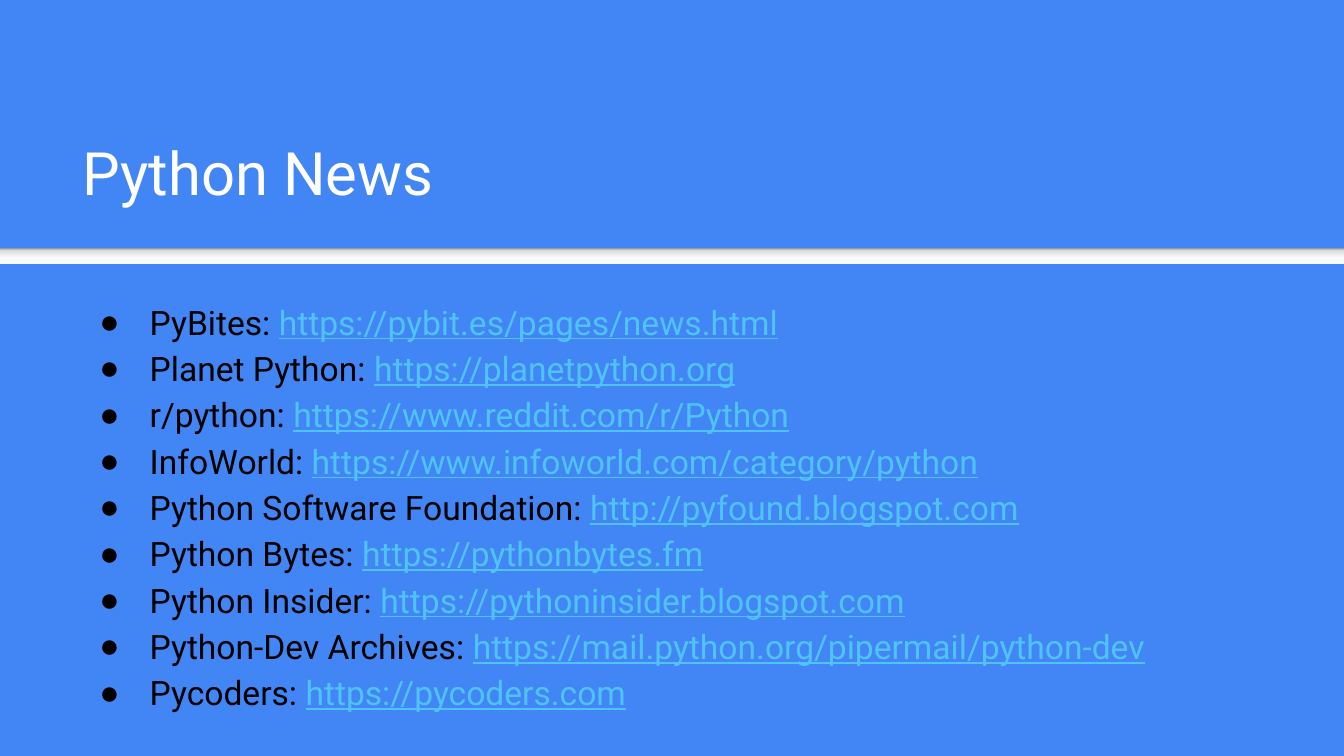
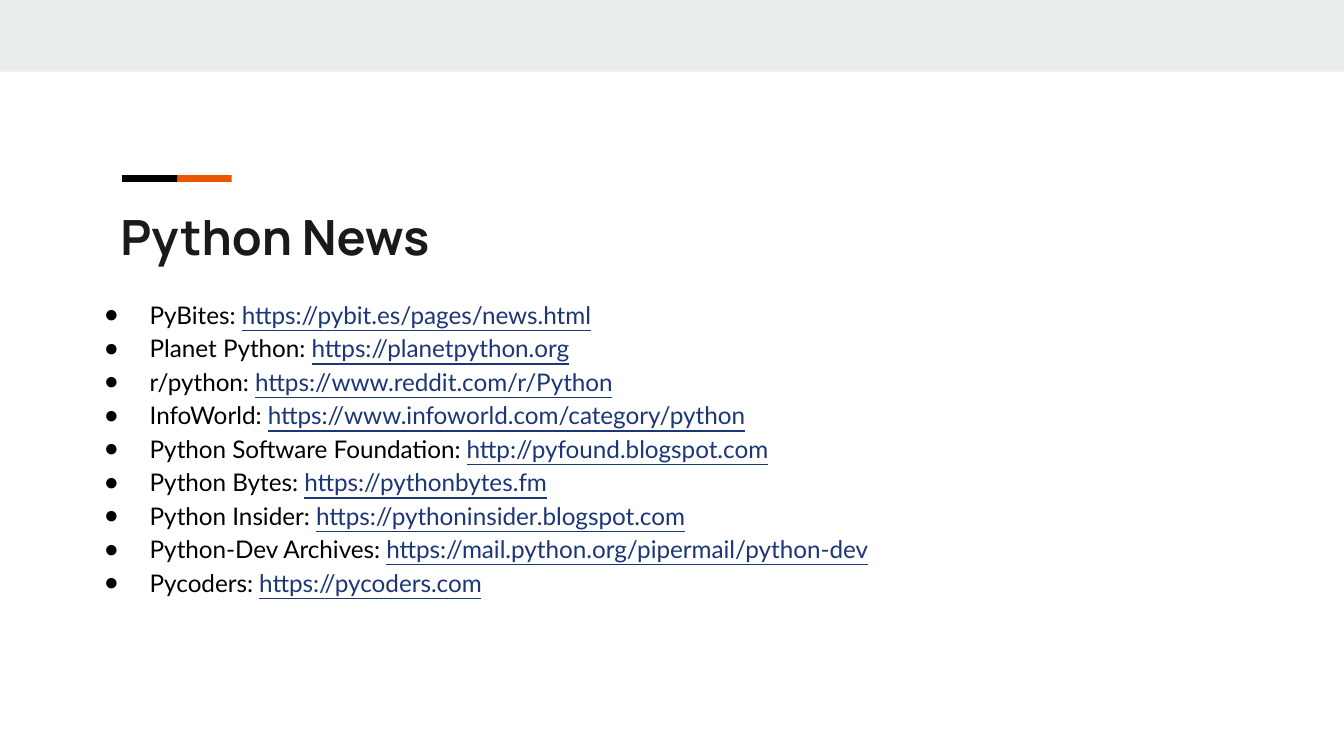
Before and after one commit to gazelle74/python-learning, a slide deck: slide 12 of Learn Python in 45 Minutes Supplement.pptx. Drawn at 1344x756 pixels with LibreOffice and Linux fonts; fonts in the diff are those of the drawing. Boxes give left, top, right and bottom in pixels: in the first picture for what was removed or moved away, otherwise in the second. Text is boxed around its words. In the diff, an @@ line names an element or a change of style, - is before the commit and + after.

```diff
--- a/Learn Python in 45 Minutes Supplement.pptx
+++ b/Learn Python in 45 Minutes Supplement.pptx
@@ background #4285F4 to #FFFFFF @@
@@ rectangle added at [0, 0, 1344, 71], fill #E9EDEE @@
@@ rectangle added at [122, 175, 177, 181], fill #000000 @@
@@ rectangle added at [176, 175, 231, 181], fill #EB5600 @@
@@ text "Python News": place and size @@
-text "Python News" at [83, 150, 433, 208]
+text "Python News" at [120, 220, 429, 267]
@@ text "Python News" at [120, 220, 429, 267]: size 32 to 26 pt, font Roboto to Manrope, text colour #FFFFFF to #1A1A1A, bold on; vertical alignment bottom to top @@
@@ rectangle removed at [0, 247, 1344, 263] @@
@@ text "PyBites: https://pybit.es/pages/news.html" at [150, 306, 868, 596]: size 18 to 13 pt, font Roboto to Lato; text colour #4FC3F7 to #1C3678 in "https://pybit.es/pages/news.html", "https://planetpython.org", "https://www.reddit.com/r/Python", "https://www.infoworld.com/category/python" and 5 more places; indent changed @@
```
Also in this commit, not shown: 13 other slides changed.
